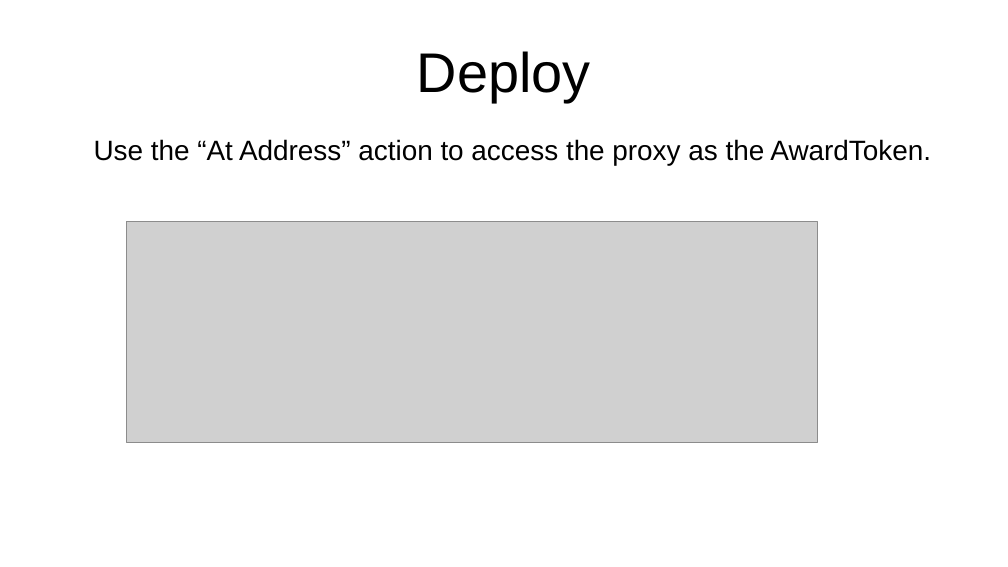
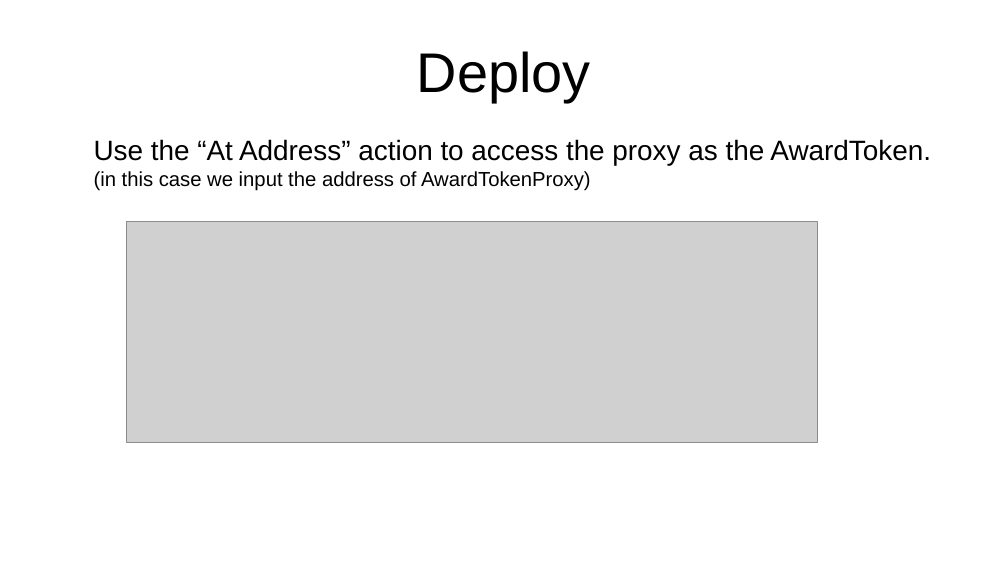
Before and after one commit to bunsenstraat/remix-workshops-cleanup, a slide deck: slide 22 of proxyContractAwardToken/ProxyContract.odp (slide 21 before the commit). Drawn at 1008x567 pixels with LibreOffice and Linux fonts; fonts in the diff are those of the drawing; grey boxes stand for pictures. Boxes give left, top, right and bottom in pixels: in the first picture for what was removed or moved away, otherwise in the second. Text is boxed around its words. In the diff, an @@ line names an element or a change of style, - is before the commit and + after.

Commit message:
delete kombucha update proxy contract and remix-loading-gh & remix-basic-all-in-gist.odp
Former-commit-id: 73ea5cbab6b8bd516289ae7433dc4a2275341128

```diff
--- a/proxyContractAwardToken/ProxyContract.odp
+++ b/proxyContractAwardToken/ProxyContract.odp
@@ text at (94, 139, 931, 191): text changed @@
-Use the “At Address” action to access the proxy as the AwardToken.
+Use the “At Address” action to access the proxy as the AwardToken. (in this case we input the address of AwardTokenProxy)
```
Also in this commit, not shown: 11 other slides changed, 2 slides added, 14 other files.
